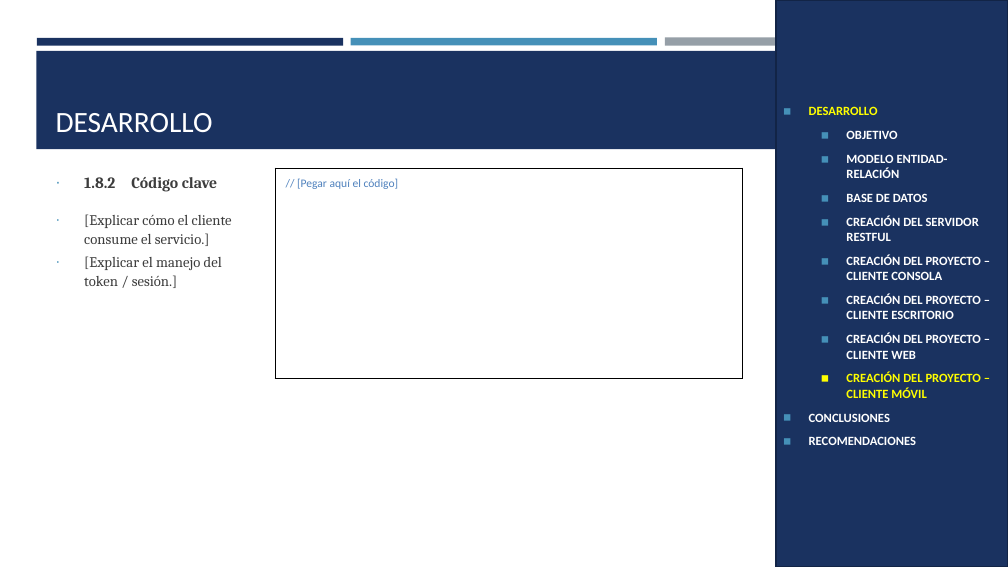
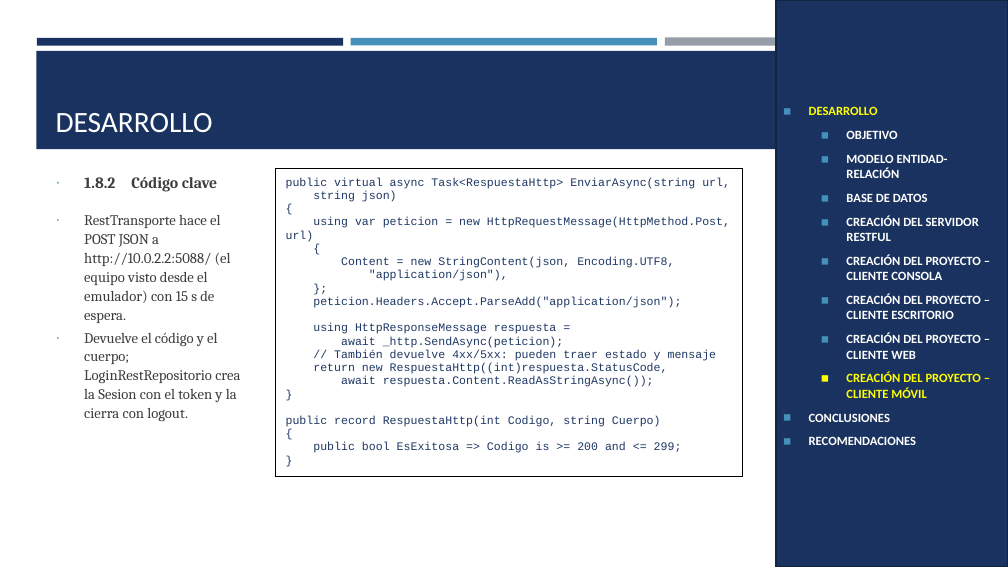
Before and after one commit to IMarcusDev/TI.1.4.-PAO202651_RESTFUL_DOTNET_CONBDD_NRC36883_GR04, a slide deck: slide 29 of 05. DOCUMENTACION/PRESENTACION TI.1.4. RESTFUL con BDD en DOTNET GR4.pptx (slide 26 before the commit). Drawn at 1008x567 pixels with LibreOffice and Linux fonts; fonts in the diff are those of the drawing. Boxes give left, top, right and bottom in pixels: in the first picture for what was removed or moved away, otherwise in the second. Text is boxed around its words. In the diff, an @@ line names an element or a change of style, - is before the commit and + after.

```diff
--- a/05. DOCUMENTACION/PRESENTACION TI.1.4. RESTFUL con BDD en DOTNET GR4.pptx
+++ b/05. DOCUMENTACION/PRESENTACION TI.1.4. RESTFUL con BDD en DOTNET GR4.pptx
@@ table at (275,168,743,457) @@
@@ row 1, column 1: "// [Pegar aquí el código]" to "public virtual async Task<RespuestaHttp> EnviarAsync(string url, / string json) / { / using var peticion = new HttpRequestMessage(HttpMethod.Post, url) / { / Content = new StringContent(json, Encoding.UTF8, / "application/json"), / }; / peticion.Headers.Accept.ParseAdd("application/json"); / using HttpResponseMessage respuesta = / await _http.SendAsync(peticion); / // También devuelve 4xx/5xx: pueden traer estado y mensaje / return new RespuestaHttp((int)respuesta.StatusCode, / await respuesta.Content.ReadAsStringAsync()); / } / public record RespuestaHttp(int Codigo, string Cuerpo) / { / public bool EsExitosa => Codigo is >= 200 and <= 299; / }" @@
@@ text at (84,215,240,421): text changed @@
-∙ [Explicar cómo el cliente consume el servicio.]
-∙ [Explicar el manejo del token / sesión.]
+∙ RestTransporte hace el POST JSON a http://10.0.2.2:5088/ (el equipo visto desde el emulador) con 15 s de espera.
+∙ Devuelve el código y el cuerpo; LoginRestRepositorio crea la Sesion con el token y la cierra con logout.
```
Also in this commit, not shown: 19 other slides changed, 4 slides added.
